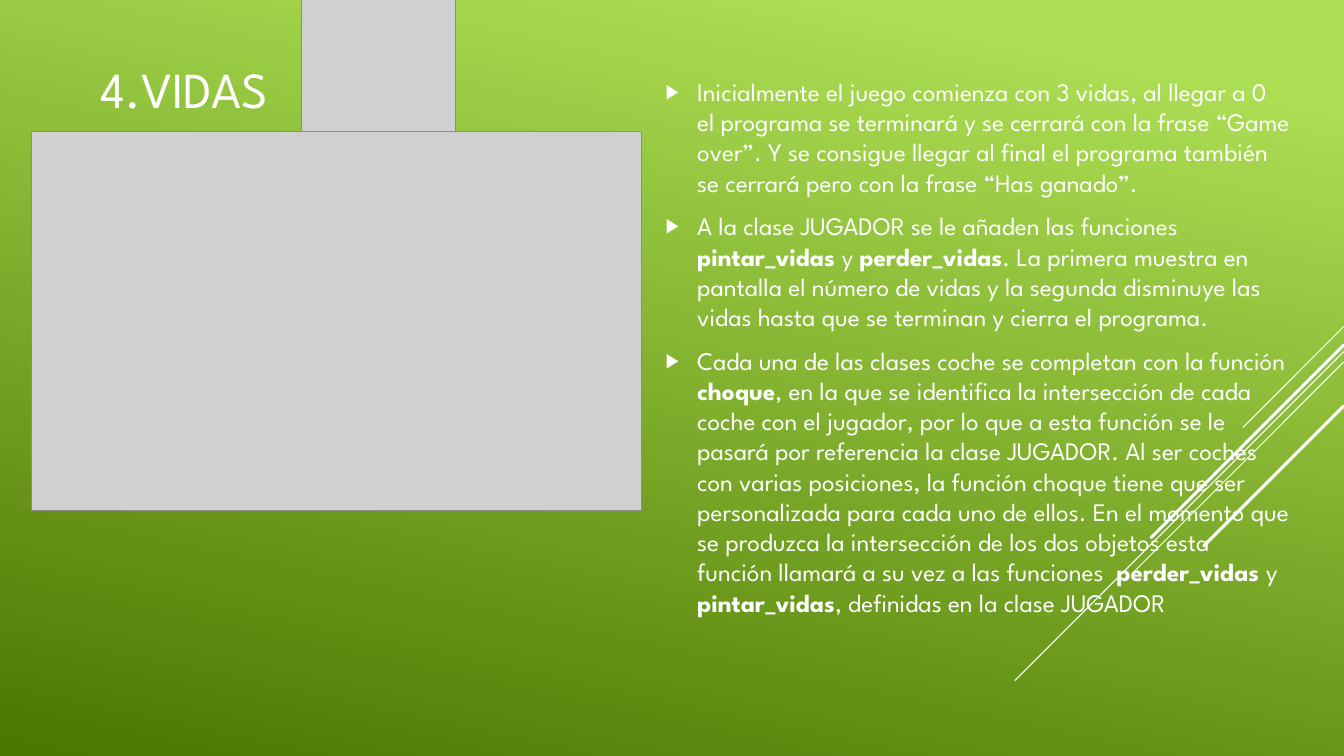
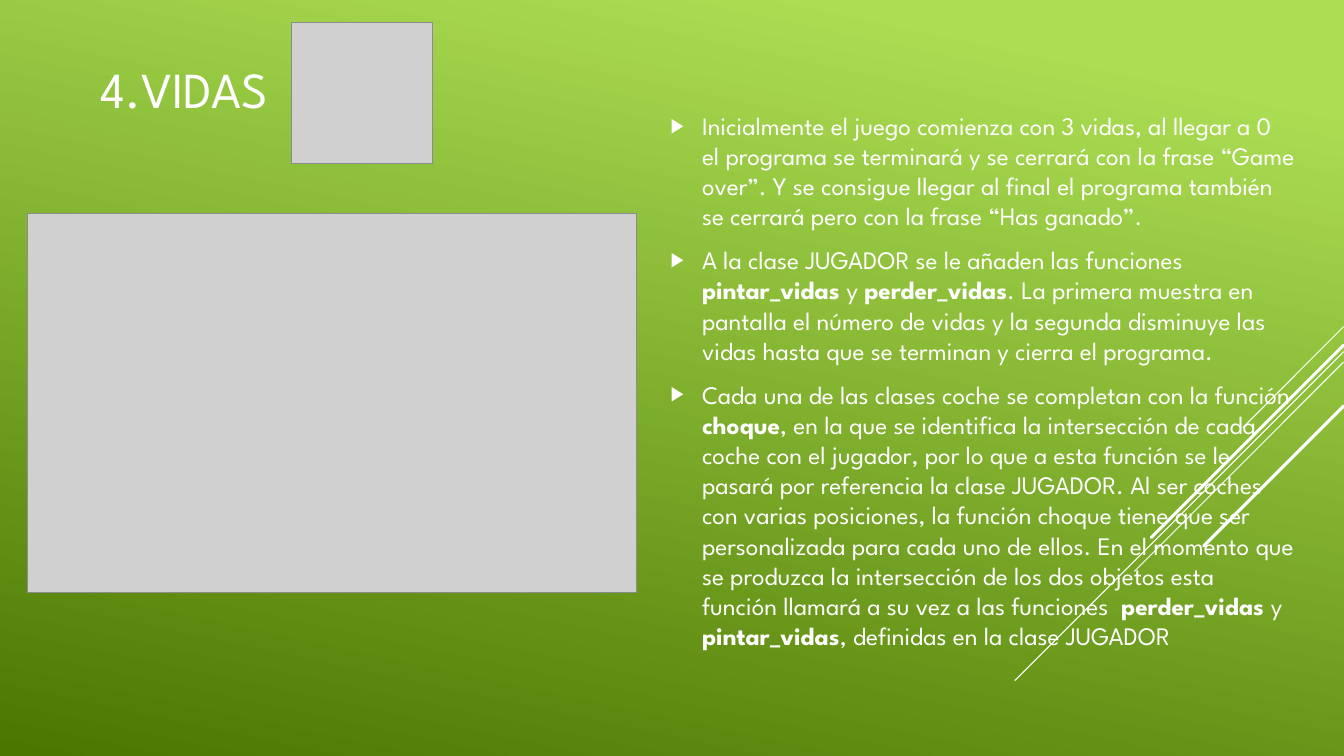
Before and after one commit to aigora/twA109_1920-camara-termica, a slide deck: slide 6 of CROSS the road.pptx. Drawn at 1344x756 pixels with LibreOffice and Linux fonts; fonts in the diff are those of the drawing; grey boxes stand for pictures. Boxes give left, top, right and bottom in pixels: in the first picture for what was removed or moved away, otherwise in the second. Text is boxed around its words. In the diff, an @@ line names an element or a change of style, - is before the commit and + after.

```diff
--- a/CROSS the road.pptx
+++ b/CROSS the road.pptx
@@ picture: place and size @@
-picture at (301,0,456,145)
+picture at (291,22,433,163)
@@ text "Inicialmente el juego comienza con ...": place and size @@
-text "Inicialmente el juego comienza con ..." at (697,83,1290,620)
+text "Inicialmente el juego comienza con ..." at (702,117,1295,654)
@@ picture: place and size @@
-picture at (31,132,641,511)
+picture at (27,214,637,593)
```
Also in this commit, not shown: 4 other slides changed.
